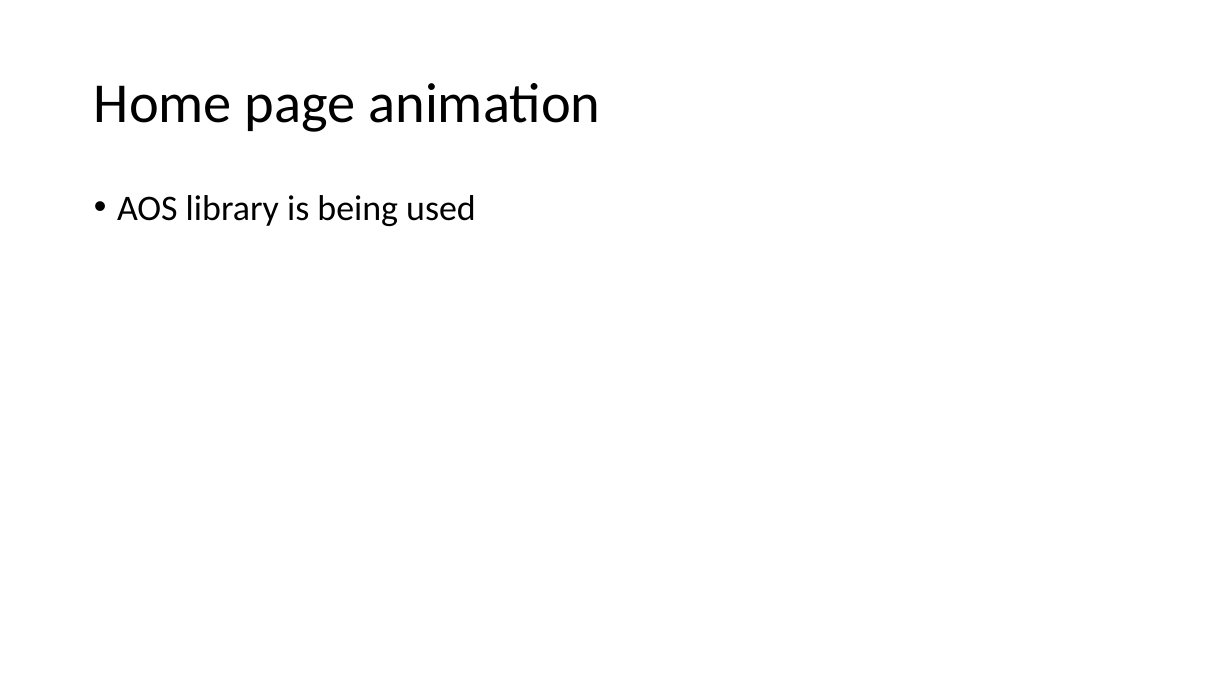
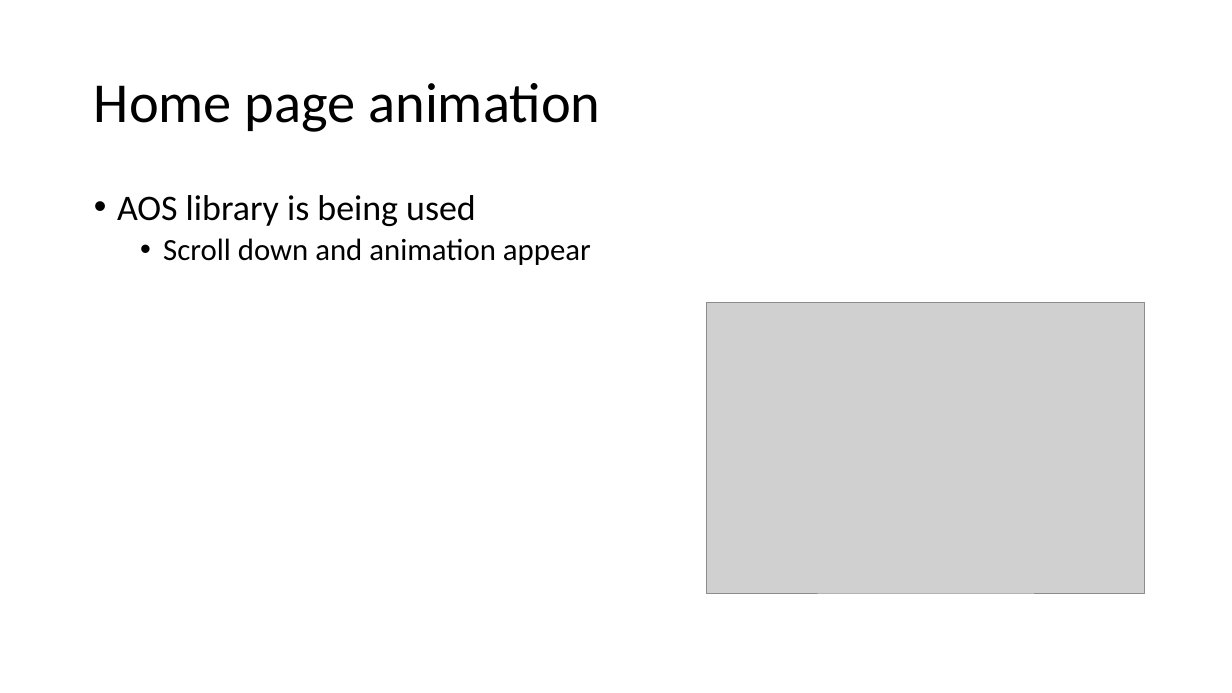
Before and after one commit to llkk87/frond-end-project, a slide deck: slide 7 of present-docs/project-presentation.pptx (slide 5 before the commit). Drawn at 1232x693 pixels with LibreOffice and Linux fonts; fonts in the diff are those of the drawing; grey boxes stand for pictures. Boxes give left, top, right and bottom in pixels: in the first picture for what was removed or moved away, otherwise in the second. Text is boxed around its words. In the diff, an @@ line names an element or a change of style, - is before the commit and + after.

```diff
--- a/present-docs/project-presentation.pptx
+++ b/present-docs/project-presentation.pptx
@@ text at (163,238,591,265): paragraph added @@
+  • Scroll down and animation appear
@@ picture added at (707,302,1145,593) @@
```
Also in this commit, not shown: 4 other slides changed, 7 slides added, 1 slide removed, 1 other file.
